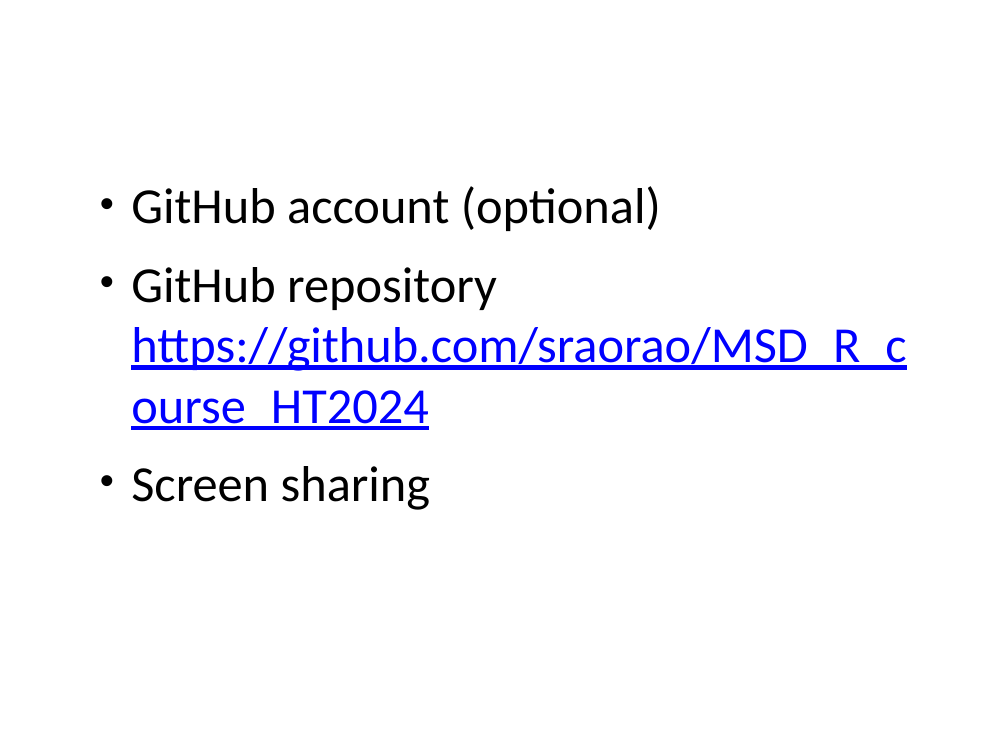
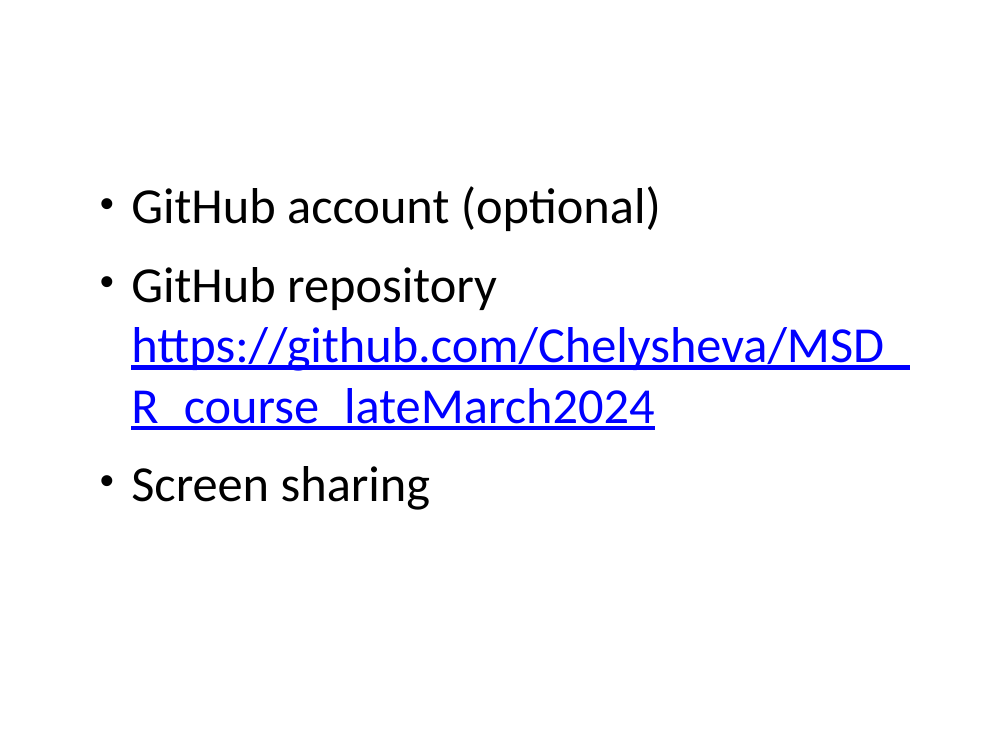
Before and after one commit to Chelysheva/MSD_R_course_lateMarch2024, a slide deck: slide 3 of powerpoint/Session1.pptx. Drawn at 1008x756 pixels with LibreOffice and Linux fonts; fonts in the diff are those of the drawing. Boxes give left, top, right and bottom in pixels: in the first picture for what was removed or moved away, otherwise in the second. Text is boxed around its words. In the diff, an @@ line names an element or a change of style, - is before the commit and + after.

```diff
--- a/powerpoint/Session1.pptx
+++ b/powerpoint/Session1.pptx
@@ text at [131,267,909,430]: text changed @@
-• GitHub repository https://github.com/sraorao/MSD_R_course_HT2024
+• GitHub repository https://github.com/Chelysheva/MSD_R_course_lateMarch2024
```
Also in this commit, not shown: 2 other slides changed, 1 other file.
